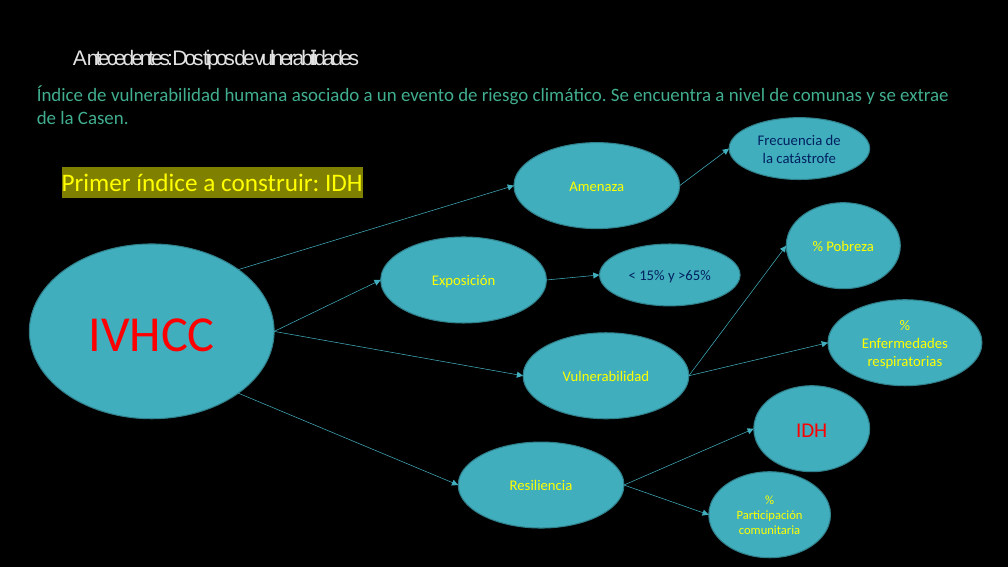
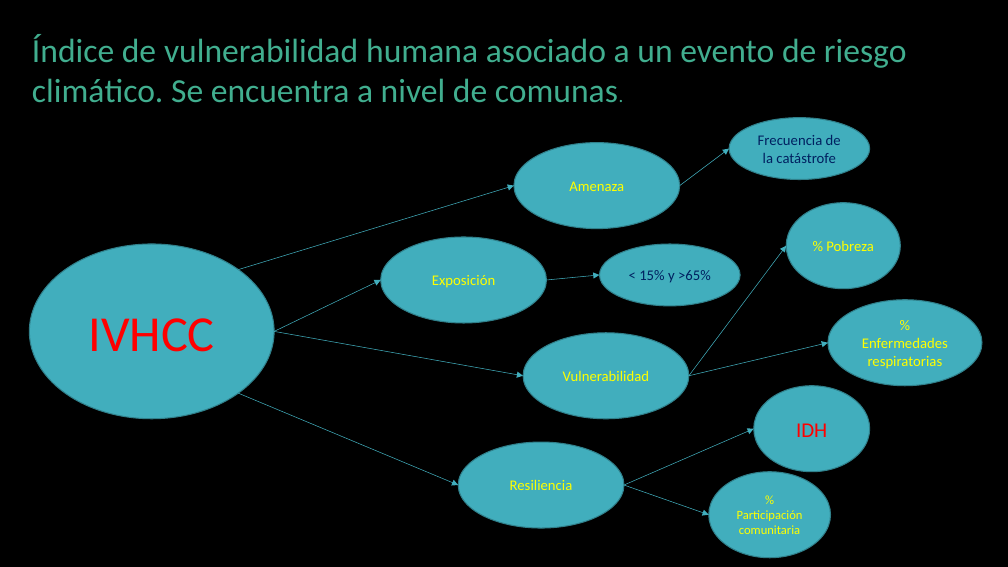
Before and after one commit to Sud-Austral/ds_indices, a slide deck: slide 11 of indices.pptx. Drawn at 1008x567 pixels with LibreOffice and Linux fonts; fonts in the diff are those of the drawing; background and template pictures are left out. Boxes give left, top, right and bottom in pixels: in the first picture for what was removed or moved away, otherwise in the second. Text is boxed around its words. In the diff, an @@ line names an element or a change of style, - is before the commit and + after.

```diff
--- a/indices.pptx
+++ b/indices.pptx
@@ text at [32, 34, 907, 102]: text changed; size 18 to 32 pt @@
-Índice de vulnerabilidad humana asociado a un evento de riesgo climático. Se encuentra a nivel de comunas y se extrae de la Casen.
+Índice de vulnerabilidad humana asociado a un evento de riesgo climático. Se encuentra a nivel de comunas.
@@ text removed at [73, 49, 359, 70] @@
-Antecedentes: Dos tipos de vulnerabilidades
@@ text removed at [62, 173, 363, 191] @@
-Primer índice a construir: IDH
```
Also in this commit, not shown: 2 other slides changed, 14 slides added, 3 slides removed, 14 other files.
